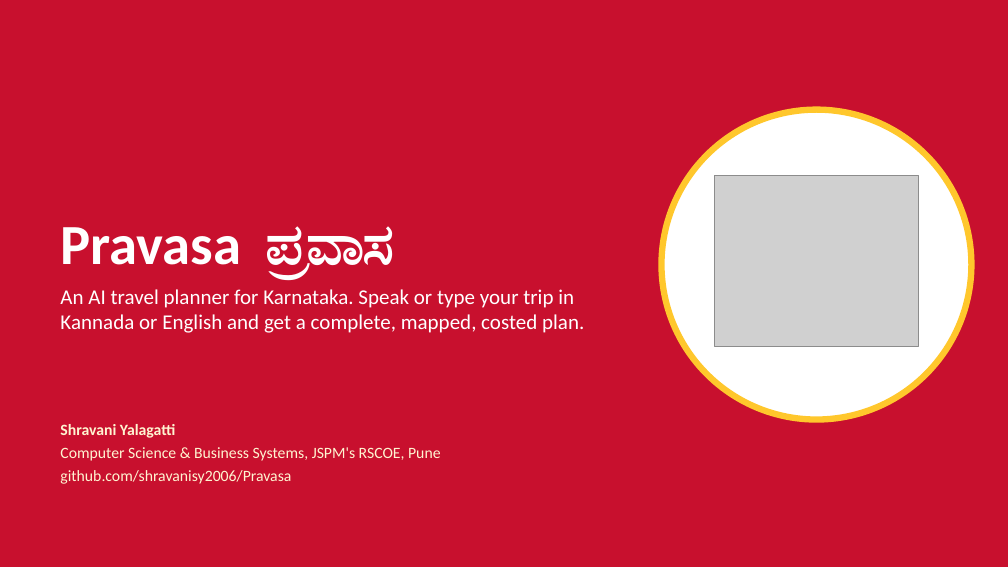
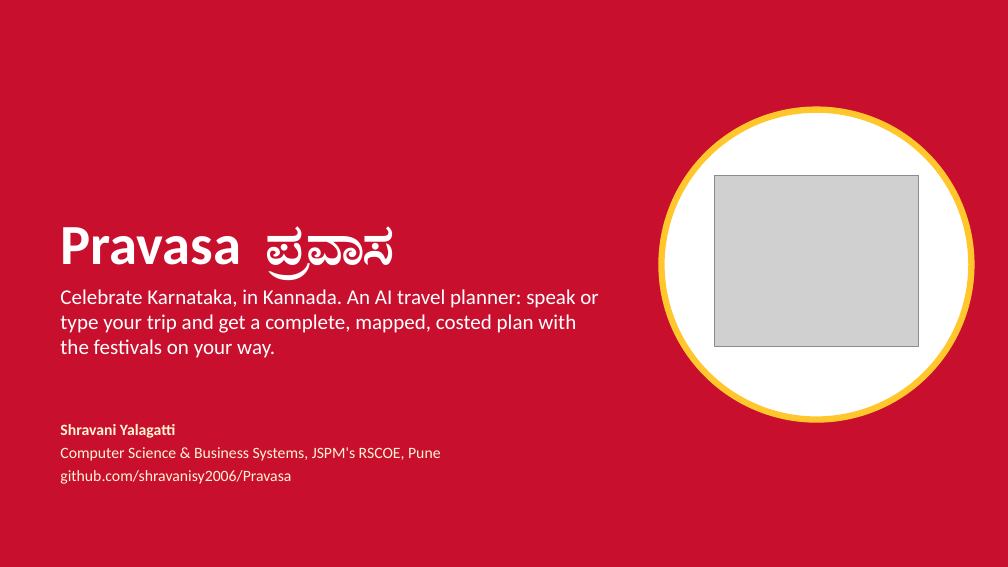
Before and after one commit to shravanisy2006/Pravasa, a slide deck: slide 1 of Pravasa_PPT.pptx. Drawn at 1008x567 pixels with LibreOffice and Linux fonts; fonts in the diff are those of the drawing; grey boxes stand for pictures. Boxes give left, top, right and bottom in pixels: in the first picture for what was removed or moved away, otherwise in the second. Text is boxed around its words. In the diff, an @@ line names an element or a change of style, - is before the commit and + after.

Commit message:
Celebrate Kannada styles added

```diff
--- a/Pravasa_PPT.pptx
+++ b/Pravasa_PPT.pptx
@@ text at (60, 289, 598, 358): text changed @@
-An AI travel planner for Karnataka. Speak or type your trip in Kannada or English and get a complete, mapped, costed plan.
+Celebrate Karnataka, in Kannada. An AI travel planner: speak or type your trip and get a complete, mapped, costed plan with the festivals on your way.
```
Also in this commit, not shown: 3 other slides changed, 1 slide added, 9 other files.
